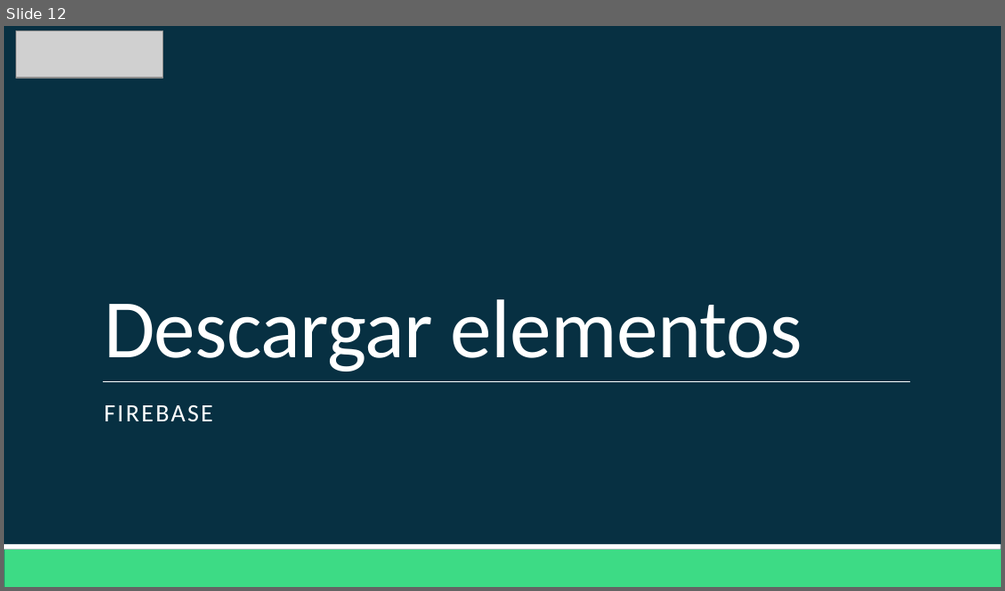
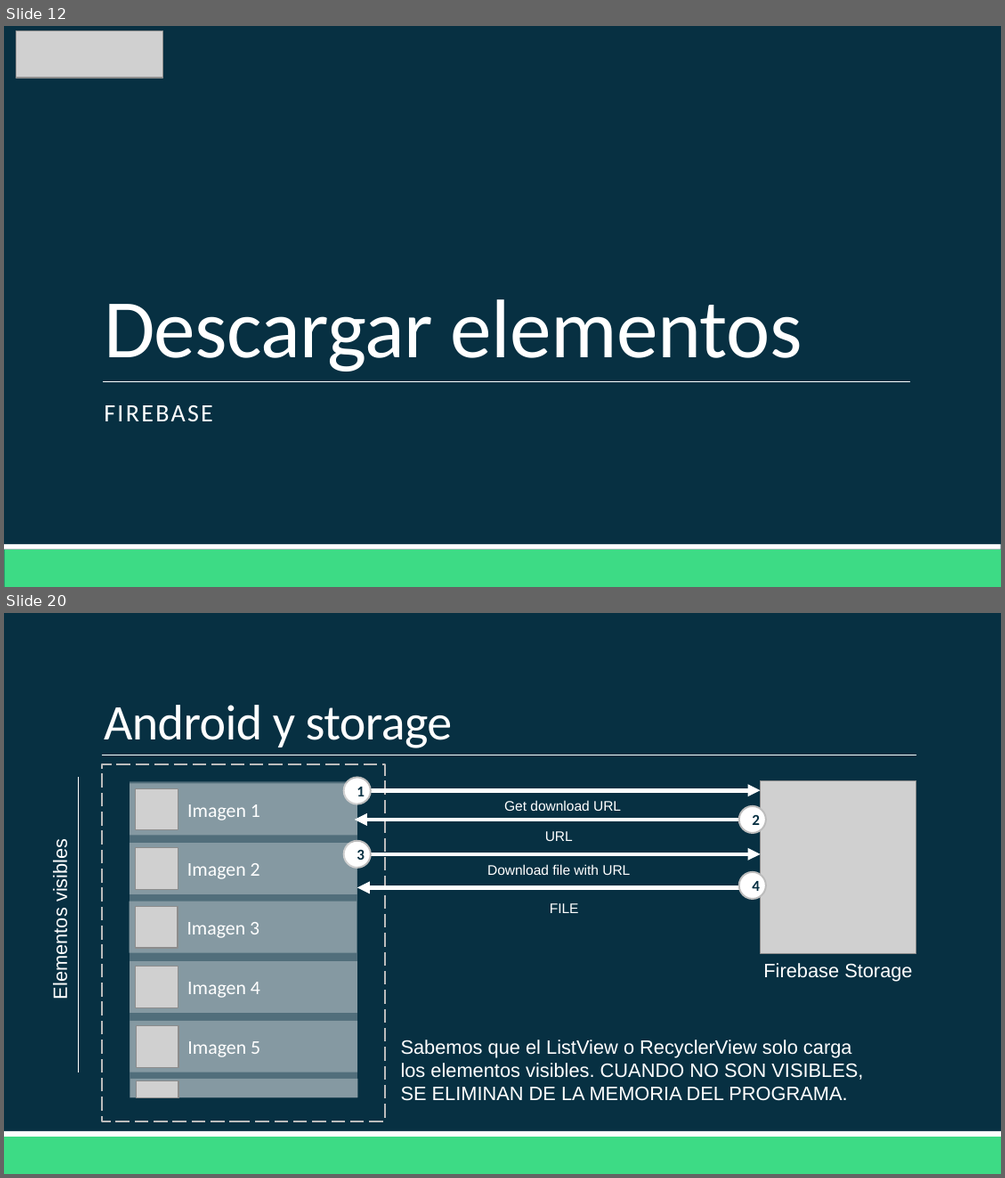
Before and after one commit to Domiciano/AppMoviles201, a slide deck: Clase 13/Clase 13.pptx. Shown one above the other, each under a label of ours: slide 12 before the commit, slides 12 and 20 after it; the slides between them are not shown. The pictures are 1005x591 and 1005x1178 pixels, drawn with LibreOffice and Linux fonts; fonts in the diff are those of the drawing; grey boxes stand for pictures. Boxes give left, top, right and bottom in pixels: in the first picture for what was removed or moved away, otherwise in the second. Text is boxed around its words. In the diff, an @@ line names an element or a change of style, - is before the commit and + after.

```diff
--- a/Clase 13/Clase 13.pptx
+++ b/Clase 13/Clase 13.pptx
@@ slide 20 added at (4, 613, 1001, 1174), background #073042; not listed: 2 template elements that a slide beside it also shows @@
@@ title added at (104, 705, 452, 748), 36 pt, text #FFFFFF @@
+Android y storage
@@ line added from (102, 755) to (916, 755), #FFFFFF 0.5 pt @@
@@ rectangle added at (102, 763, 384, 1120), outline #BDBDBD 1.25 pt dashed @@
@@ line added from (79, 778) to (79, 1071), #FFFFFF 1 pt @@
@@ rectangle added at (129, 781, 356, 1097), fill #FFFFFF at 30% opacity @@
@@ rectangle added at (129, 784, 356, 835), fill #FFFFFF at 30% opacity, 14 pt, text #FFFFFF @@
+Imagen 1
@@ picture added at (136, 788, 178, 830) @@
@@ ellipse added at (344, 778, 371, 804), fill #FFFFFF, outline #BDBDBD 1.25 pt, 11 pt, text #073042, bold @@
+1
@@ arrow added from (356, 790) to (760, 790), #FFFFFF 3 pt @@
@@ picture added at (760, 780, 916, 953) @@
@@ arrow added from (760, 819) to (355, 819), #FFFFFF 3 pt @@
@@ text added at (504, 800, 621, 811), 10 pt, text #FFFFFF @@
+Get download URL
@@ ellipse added at (738, 806, 766, 834), fill #FFFFFF, outline #BDBDBD 1.25 pt, 11 pt, text #073042, bold @@
+2
@@ text added at (49, 844, 71, 997), 14 pt, text #FFFFFF @@
+Elementos visibles
@@ rectangle added at (129, 843, 356, 894), fill #FFFFFF at 30% opacity, 14 pt, text #FFFFFF @@
+Imagen 2
@@ picture added at (136, 847, 178, 889) @@
@@ ellipse added at (344, 840, 371, 868), fill #FFFFFF, outline #BDBDBD 1.25 pt, 11 pt, text #073042, bold @@
+3
@@ text added at (545, 831, 573, 841), 10 pt, text #FFFFFF @@
+URL
@@ arrow added from (356, 854) to (760, 854), #FFFFFF 3 pt @@
@@ text added at (487, 864, 630, 875), 10 pt, text #FFFFFF @@
+Download file with URL
@@ ellipse added at (738, 872, 766, 899), fill #FFFFFF, outline #BDBDBD 1.25 pt, 11 pt, text #073042, bold @@
+4
@@ rectangle added at (129, 901, 356, 953), fill #FFFFFF at 30% opacity, 14 pt, text #FFFFFF @@
+Imagen 3
@@ picture added at (135, 906, 178, 948) @@
@@ arrow added from (760, 887) to (356, 887), #FFFFFF 3 pt @@
@@ text added at (550, 903, 579, 913), 10 pt, text #FFFFFF @@
+FILE
@@ rectangle added at (129, 961, 356, 1013), fill #FFFFFF at 30% opacity, 14 pt, text #FFFFFF @@
+Imagen 4
@@ picture added at (136, 965, 178, 1008) @@
@@ text added at (763, 963, 912, 981), 14 pt, text #FFFFFF @@
+Firebase Storage
@@ rectangle added at (129, 1021, 356, 1072), fill #FFFFFF at 30% opacity, 14 pt, text #FFFFFF @@
+Imagen 5
@@ picture added at (136, 1026, 178, 1068) @@
@@ text added at (401, 1039, 863, 1101), 14 pt, text #FFFFFF @@
+Sabemos que el ListView o RecyclerView solo carga los elementos visibles. CUANDO NO SON VISIBLES, SE ELIMINAN DE LA MEMORIA DEL PROGRAMA.
@@ rectangle added at (130, 1078, 358, 1097), fill #FFFFFF at 30% opacity @@
@@ picture added at (136, 1080, 178, 1097) @@
```
Also in this commit, not shown: 8 slides changed, 9 other slides added.
